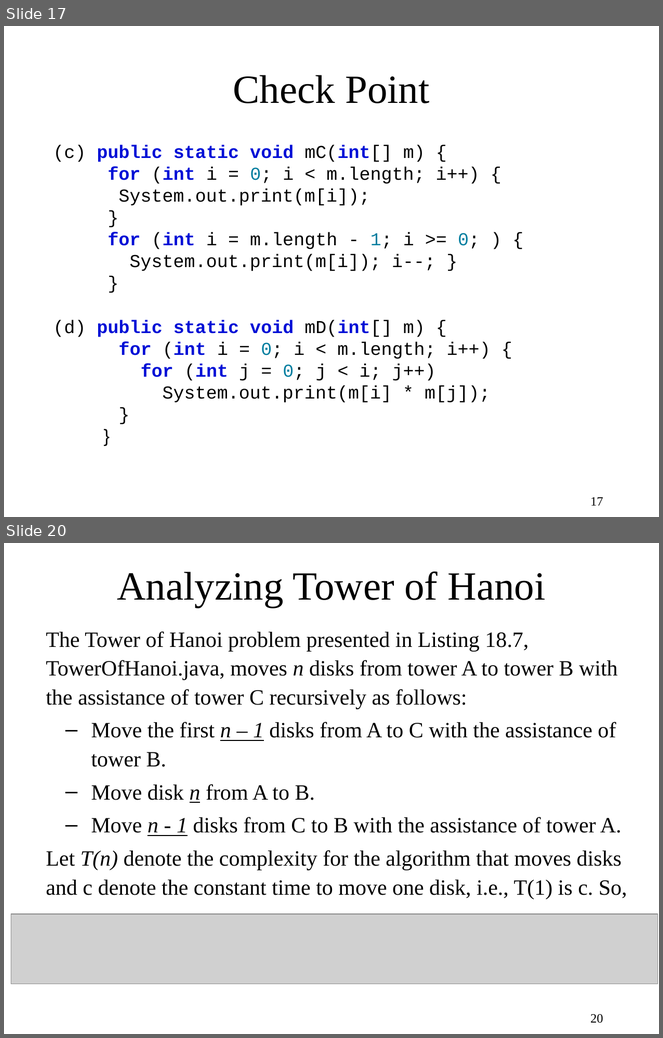
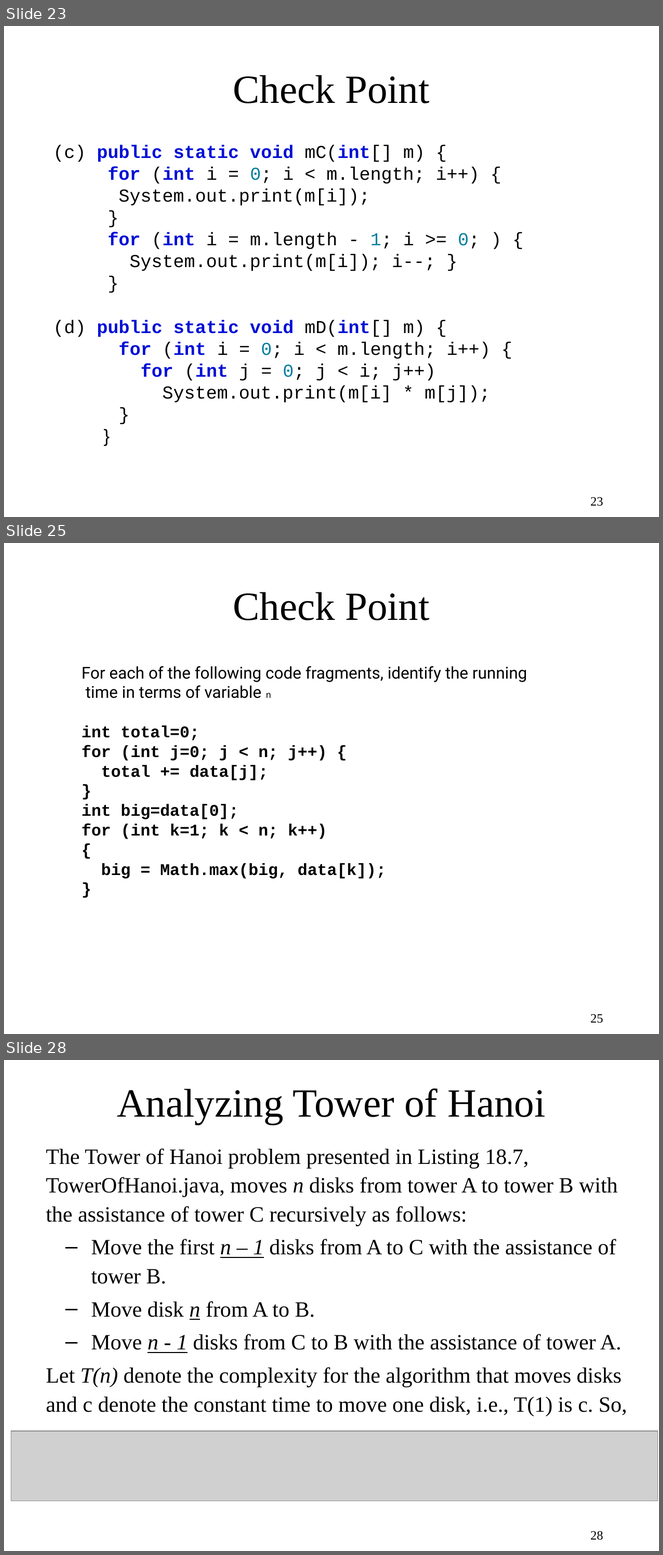
Before and after one commit to bzartoshty/bzartoshty.github.io, a slide deck: COMP182/Lectures/Lecture6/Lecture06.pptx. Shown one above the other, each under a label of ours: slides 17 and 20 before the commit, slides 23, 25 and 28 after it; the slides between them are not shown. The pictures are 663x1038 and 663x1555 pixels, drawn with LibreOffice and Linux fonts; fonts in the diff are those of the drawing; grey boxes stand for pictures. Boxes give left, top, right and bottom in pixels: in the first picture for what was removed or moved away, otherwise in the second. Text is boxed around its words. In the diff, an @@ line names an element or a change of style, - is before the commit and + after.

```diff
--- a/COMP182/Lectures/Lecture6/Lecture06.pptx
+++ b/COMP182/Lectures/Lecture6/Lecture06.pptx
@@ slide 25 added at (x1=4, y1=543, x2=659, y2=1034), background #FFFFFF @@
@@ rectangle added at (x1=21, y1=553, x2=21, y2=573), fill #FFFFFF @@
@@ title added at (x1=233, y1=592, x2=429, y2=620), 44 pt, text #000000 @@
+Check Point
@@ text added at (x1=81, y1=666, x2=527, y2=879), 18 pt, text #000000, bold @@
+For each of the following code fragments, identify the running
+time in terms of variable n.
+int total=0;
+for (int j=0; j < n; j++) {
+total += data[j];
+}
+int big=data[0];
+for (int k=1; k < n; k++)
+{
+big = Math.max(big, data[k]);
+}
@@ page number added at (x1=591, y1=1014, x2=604, y2=1023), 14 pt, text #000000 @@
+25
@@ what was slide 17 is now slide 23 @@
@@ page number at (x1=591, y1=497, x2=604, y2=506): text changed @@
-17
+23
@@ what was slide 20 is now slide 28 @@
@@ page number at (x1=591, y1=1531, x2=604, y2=1540): text changed @@
-20
+28
```
Also in this commit, not shown: 1 slide changed, 7 other slides added, 1 other file.
